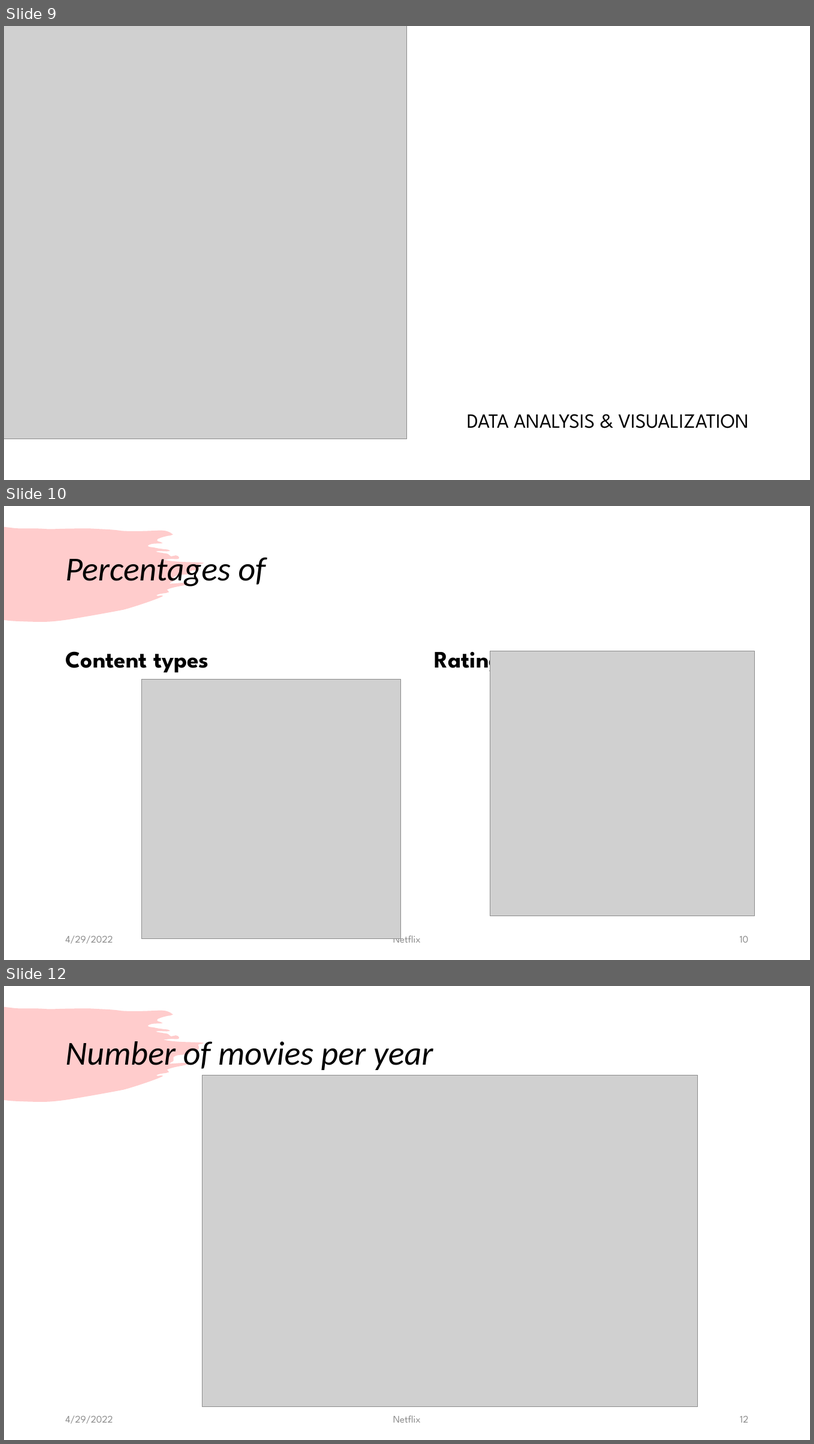
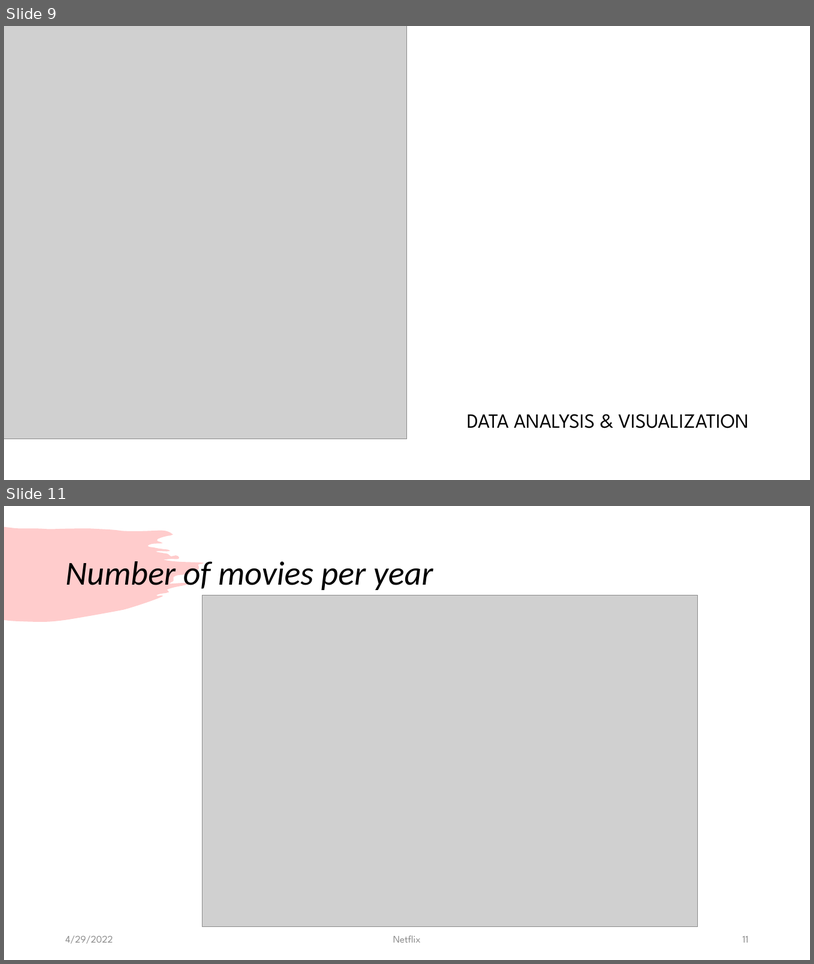
Before and after one commit to Kevinle76/NetFlix, a slide deck: Project_1.pptx. Shown one above the other, each under a label of ours: slides 9, 10 and 12 before the commit, slides 9 and 11 after it; the slides between them are not shown. The pictures are 814x1444 and 814x964 pixels, drawn with LibreOffice and Linux fonts; fonts in the diff are those of the drawing; grey boxes stand for pictures. Boxes give left, top, right and bottom in pixels: in the first picture for what was removed or moved away, otherwise in the second. Text is boxed around its words. In the diff, an @@ line names an element or a change of style, - is before the commit and + after.

```diff
--- a/Project_1.pptx
+++ b/Project_1.pptx
@@ slide 10 removed at box(4, 506, 810, 960), background #FFFFFF; not listed: 1 template element that a slide beside it also shows @@
@@ title removed at box(65, 552, 266, 588) @@
-Percentages of
@@ text removed at box(435, 644, 564, 675) @@
-Rating types
@@ text removed at box(66, 651, 209, 672) @@
-Content types
@@ picture removed at box(491, 651, 755, 916) @@
@@ picture removed at box(141, 679, 401, 939) @@
@@ text removed at box(65, 935, 113, 943) @@
-4/29/2022
@@ text removed at box(393, 932, 421, 942) @@
-Netflix
@@ page number removed at box(740, 936, 749, 942) @@
-10
@@ what was slide 12 is now slide 11 @@
@@ page number at box(743, 936, 749, 942): text changed @@
-12
+11
```
Also in this commit, not shown: 1 slide changed.
